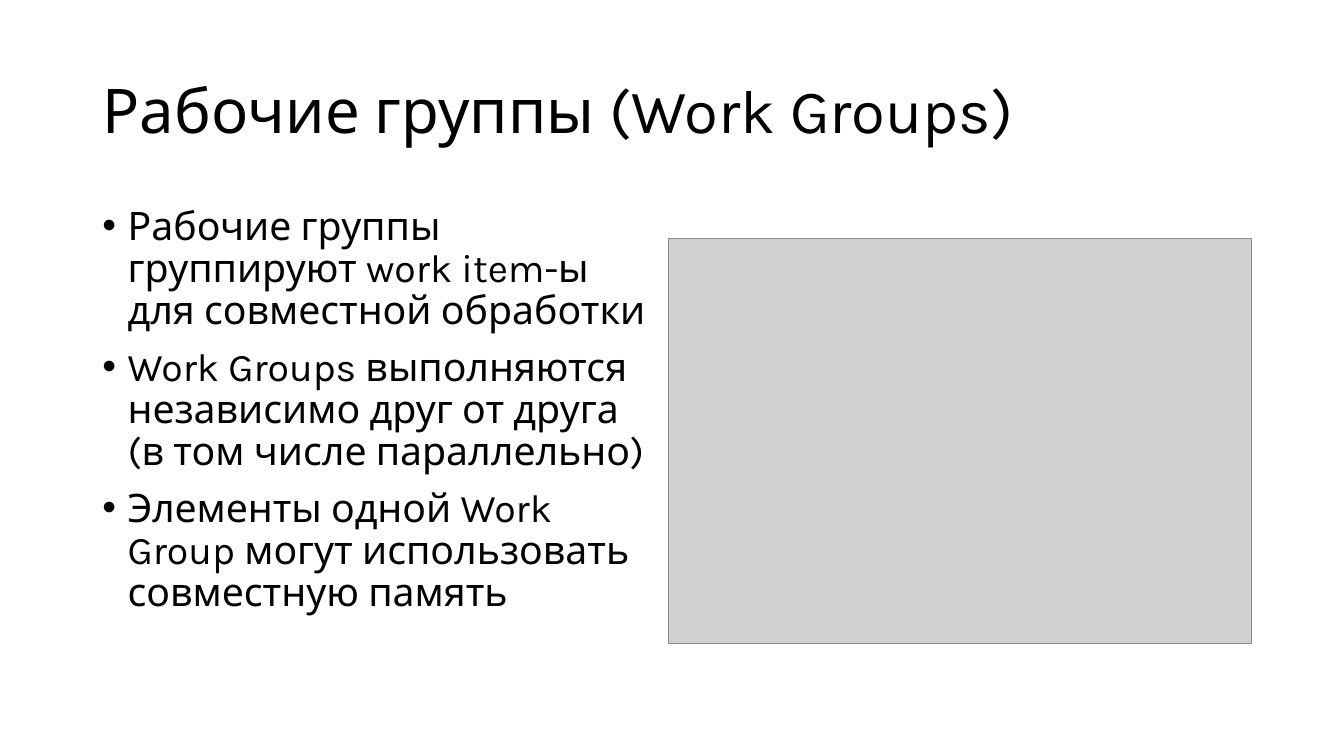
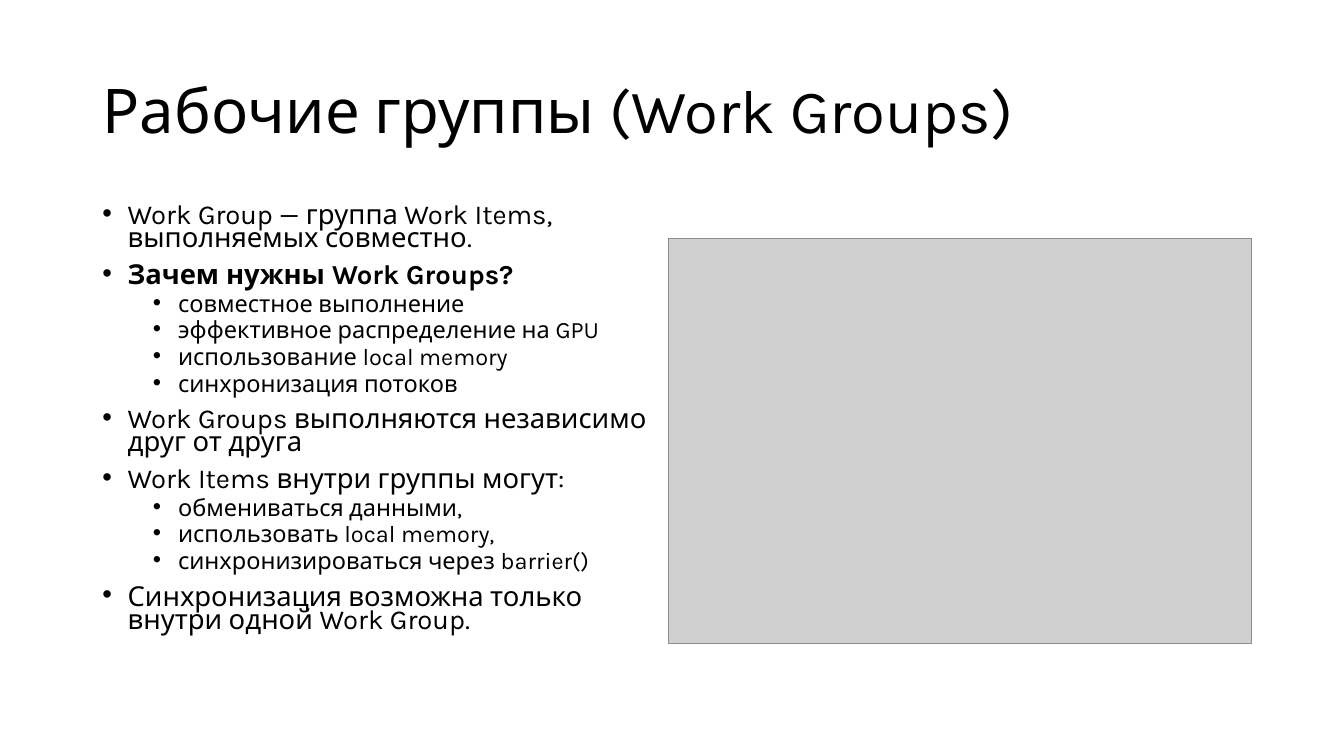
Before and after one commit to alexey-malov/pc, a slide deck: slide 26 of lectures/13/Open CL.pptx (slide 15 before the commit). Drawn at 1344x756 pixels with LibreOffice and Linux fonts; fonts in the diff are those of the drawing; grey boxes stand for pictures. Boxes give left, top, right and bottom in pixels: in the first picture for what was removed or moved away, otherwise in the second. Text is boxed around its words. In the diff, an @@ line names an element or a change of style, - is before the commit and + after.

```diff
--- a/lectures/13/Open CL.pptx
+++ b/lectures/13/Open CL.pptx
@@ text at [128,205,647,636]: text changed; size 28 to 19.6 pt @@
-• Рабочие группы группируют work item-ы для совместной обработки
-• Work Groups выполняются независимо друг от друга (в том числе параллельно)
-• Элементы одной Work Group могут использовать совместную память
+• Work Group — группа Work Items, выполняемых совместно.
+• Зачем нужны Work Groups?
+  • совместное выполнение
+  • эффективное распределение на GPU
+  • использование local memory
+  • синхронизация потоков
+• Work Groups выполняются независимо друг от друга
+• Work Items внутри группы могут:
+  • обмениваться данными,
+  • использовать local memory,
+  • синхронизироваться через barrier()
+• Синхронизация возможна только внутри одной Work Group.
```
Also in this commit, not shown: 18 other slides changed, 29 slides added, 3 slides removed.
